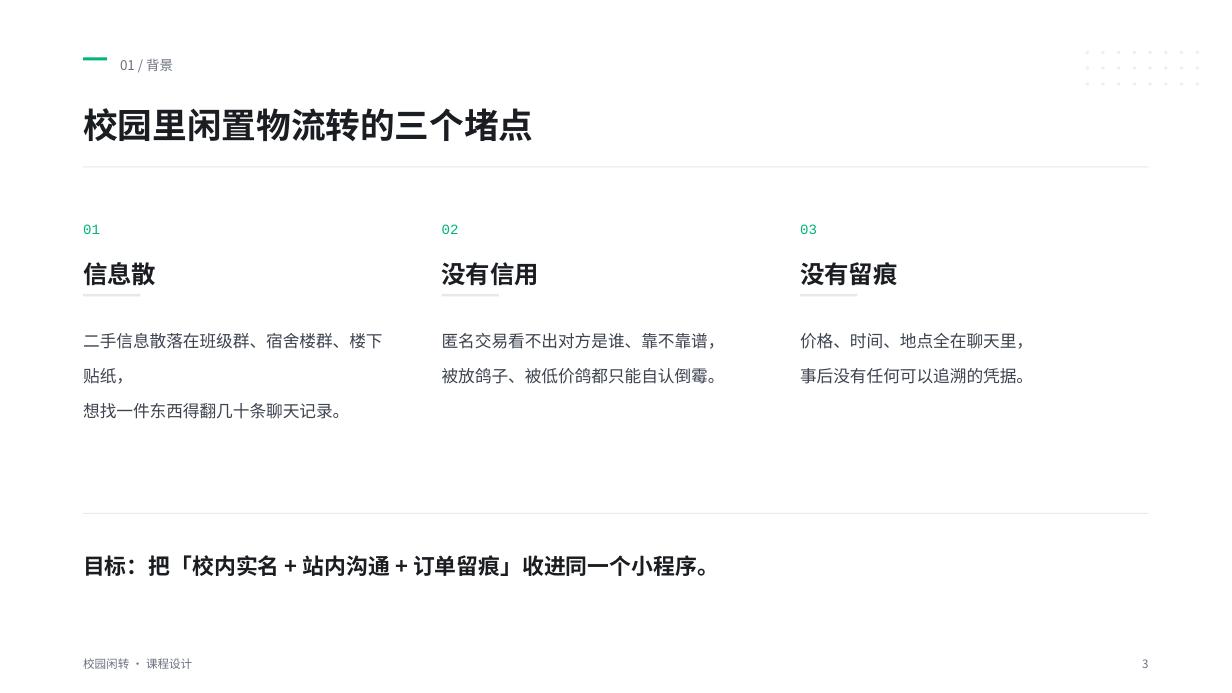
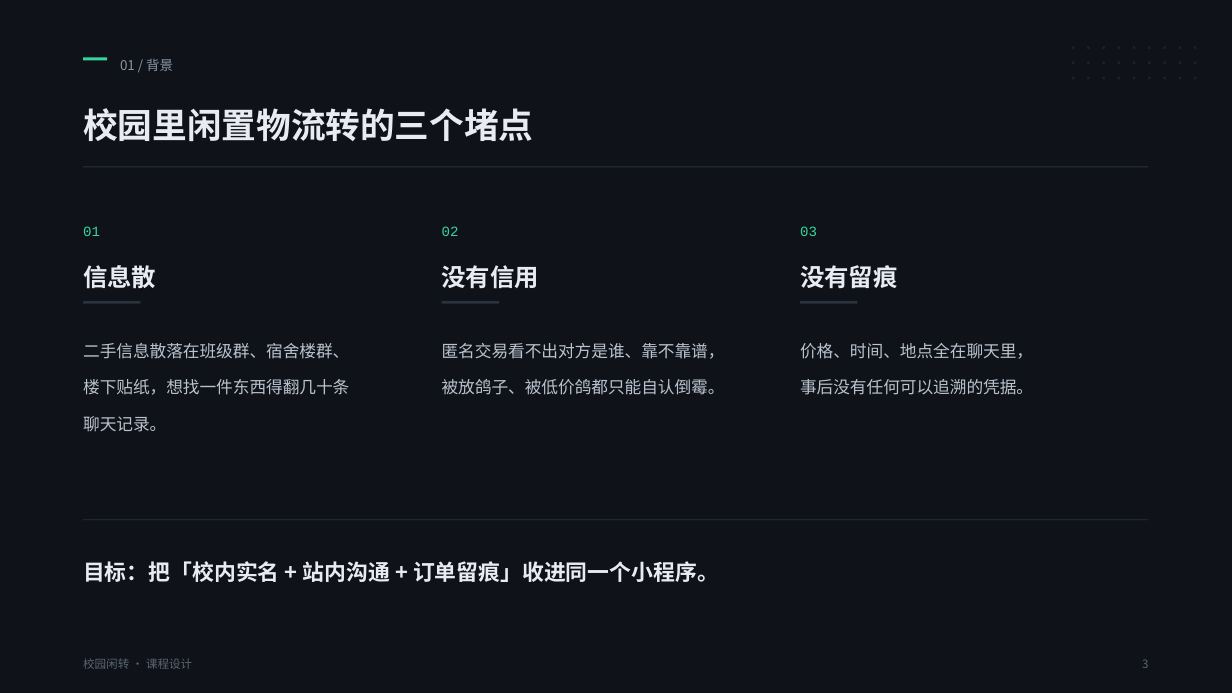
Before and after one commit to Zion-17/xiaoyuanershou, a slide deck: slide 3 of docs/ppt/答辩PPT.pptx. Drawn at 1232x693 pixels with LibreOffice and Linux fonts; fonts in the diff are those of the drawing. Boxes give left, top, right and bottom in pixels: in the first picture for what was removed or moved away, otherwise in the second. Text is boxed around its words. In the diff, an @@ line names an element or a change of style, - is before the commit and + after.

```diff
--- a/docs/ppt/答辩PPT.pptx
+++ b/docs/ppt/答辩PPT.pptx
@@ rectangle added at <box>0,0,1232,693</box>, fill #0F1319 @@
@@ rectangle at <box>83,57,107,61</box>: fill #00B578 to #35D69C @@
@@ text "01 / 背景" at <box>120,59,173,71</box>: text colour #6B7280 to #8B95A3 @@
@@ ellipse added at <box>1194,46,1197,49</box>, fill #1B222C @@
@@ 24 ellipses: place and size @@
-24 ellipses at <box>1086,51,1200,86</box>
+24 ellipses at <box>1072,46,1182,79</box>
@@ fill #ECEFF3 to #1B222C in 24 elements at <box>1072,46,1075,49</box>, <box>1072,62,1075,65</box>, <box>1087,46,1090,49</box>, <box>1087,62,1090,65</box>, <box>1103,46,1105,49</box>, <box>1103,62,1105,65</box>, <box>1072,77,1075,79</box>, <box>1117,46,1120,49</box>, <box>1117,62,1120,65</box>, <box>1133,46,1136,49</box>, <box>1133,62,1136,65</box>, <box>1087,77,1090,79</box>, <box>1103,77,1105,79</box>, <box>1148,46,1151,49</box>, <box>1148,62,1151,65</box>, <box>1164,46,1166,49</box>, <box>1164,62,1166,65</box>, <box>1179,46,1182,49</box>, <box>1179,62,1182,65</box>, <box>1117,77,1120,79</box>, <box>1133,77,1136,79</box>, <box>1148,77,1151,79</box>, <box>1164,77,1166,79</box>, <box>1179,77,1182,79</box> @@
@@ ellipse added at <box>1194,62,1197,65</box>, fill #1B222C @@
@@ ellipse added at <box>1194,77,1197,79</box>, fill #1B222C @@
@@ text colour #00B578 to #35D69C in 3 elements at <box>83,226,100,236</box>, <box>442,226,459,236</box>, <box>800,226,817,236</box> @@
@@ text "匿名交易看不出对方是谁、靠不靠谱，": place and size @@
-text "匿名交易看不出对方是谁、靠不靠谱，" at <box>442,333,725,384</box>
+text "匿名交易看不出对方是谁、靠不靠谱，" at <box>442,343,725,395</box>
@@ text "匿名交易看不出对方是谁、靠不靠谱，" at <box>442,343,725,395</box>: text colour #3D444F to #B9C2CE; line spacing 1.75 to 1.8 @@
@@ text "价格、时间、地点全在聊天里，" at <box>800,343,1033,395</box>: text colour #3D444F to #B9C2CE; line spacing 1.75 to 1.8 @@
@@ text "价格、时间、地点全在聊天里，": place and size @@
-text "价格、时间、地点全在聊天里，" at <box>800,333,1033,384</box>
+text "价格、时间、地点全在聊天里，" at <box>800,343,1033,395</box>
@@ fill #E6E8EC to #2A323D in 5 elements at <box>83,166,1149,167</box>, <box>83,519,1149,520</box>, <box>83,301,140,304</box>, <box>442,301,499,304</box>, <box>800,301,858,304</box> @@
@@ 4 rectangles: place and size @@
-4 rectangles at <box>83,294,1149,514</box>
+4 rectangles at <box>83,301,1149,520</box>
@@ text at <box>83,343,349,432</box>: text changed; text colour #3D444F to #B9C2CE @@
-二手信息散落在班级群、宿舍楼群、楼下贴纸，
-想找一件东西得翻几十条聊天记录。
+二手信息散落在班级群、宿舍楼群、
+楼下贴纸，想找一件东西得翻几十条
+聊天记录。
@@ text colour #1A1D21 to #E8ECF1 in 5 elements at <box>83,108,533,141</box>, <box>83,265,156,289</box>, <box>442,265,539,289</box>, <box>800,265,897,288</box>, <box>83,561,719,582</box> @@
@@ text "校园闲转 · 课程设计" at <box>83,658,192,669</box>: text colour #6B7280 to #5A6472 @@
@@ text "3" at <box>1142,659,1148,668</box>: text colour #6B7280 to #5A6472 @@
```
Also in this commit, not shown: 15 other slides changed, 18 other files.
